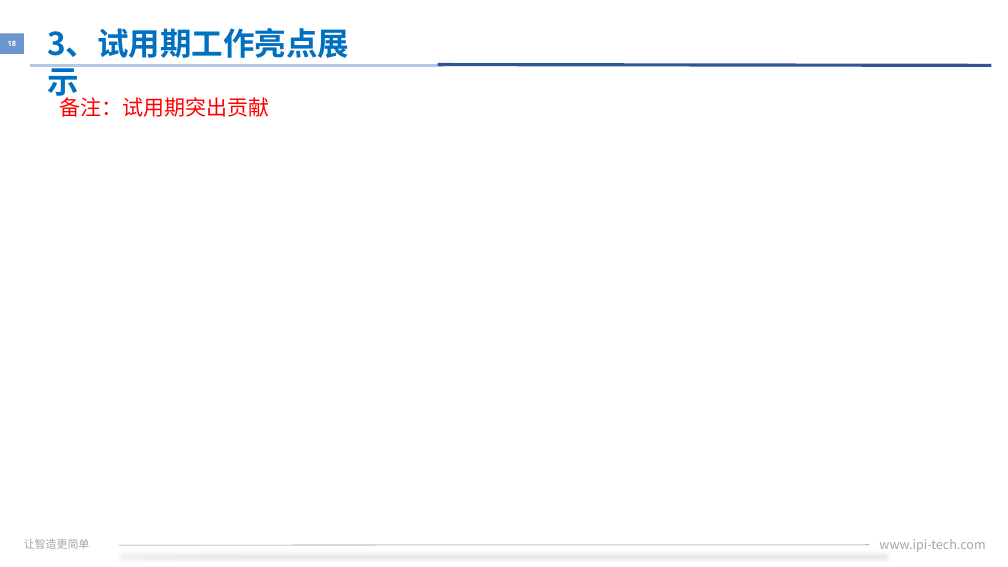
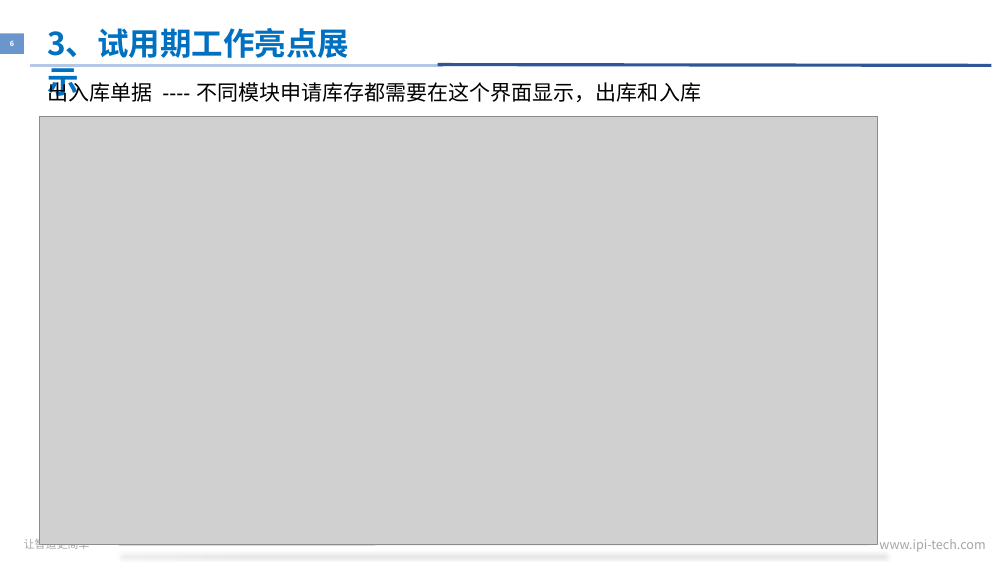
Before and after one commit to xiaozixiang/DocMent, a slide deck: slide 6 of IPI-HR-30-07A转正述职报告.pptx (slide 18 before the commit). Drawn at 1008x567 pixels with LibreOffice and Linux fonts; fonts in the diff are those of the drawing; grey boxes stand for pictures; background and template pictures are left out. Boxes give left, top, right and bottom in pixels: in the first picture for what was removed or moved away, otherwise in the second. Text is boxed around its words. In the diff, an @@ line names an element or a change of style, - is before the commit and + after.

```diff
--- a/IPI-HR-30-07A转正述职报告.pptx
+++ b/IPI-HR-30-07A转正述职报告.pptx
@@ page number at (x1=10, y1=41, x2=14, y2=46): text changed @@
-18
+6
@@ text added at (x1=48, y1=79, x2=701, y2=102), 20 pt, text #000000 @@
+出入库单据 ---- 不同模块申请库存都需要在这个界面显示，出库和入库
@@ picture added at (x1=39, y1=116, x2=877, y2=544) @@
@@ text removed at (x1=59, y1=94, x2=269, y2=117) @@
-备注：试用期突出贡献
```
Also in this commit, not shown: 14 other slides changed, 4 slides added, 3 slides removed.
